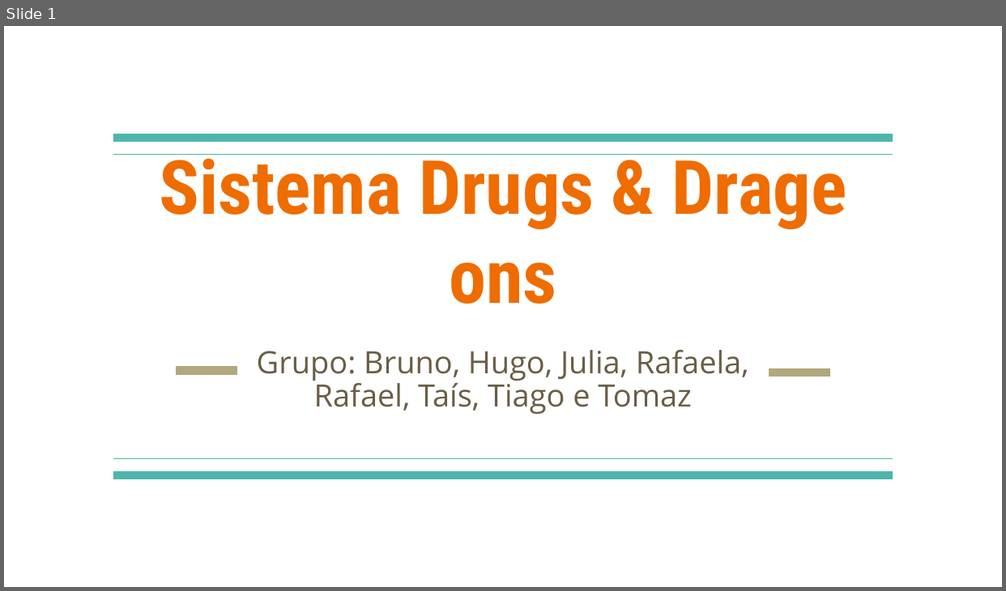
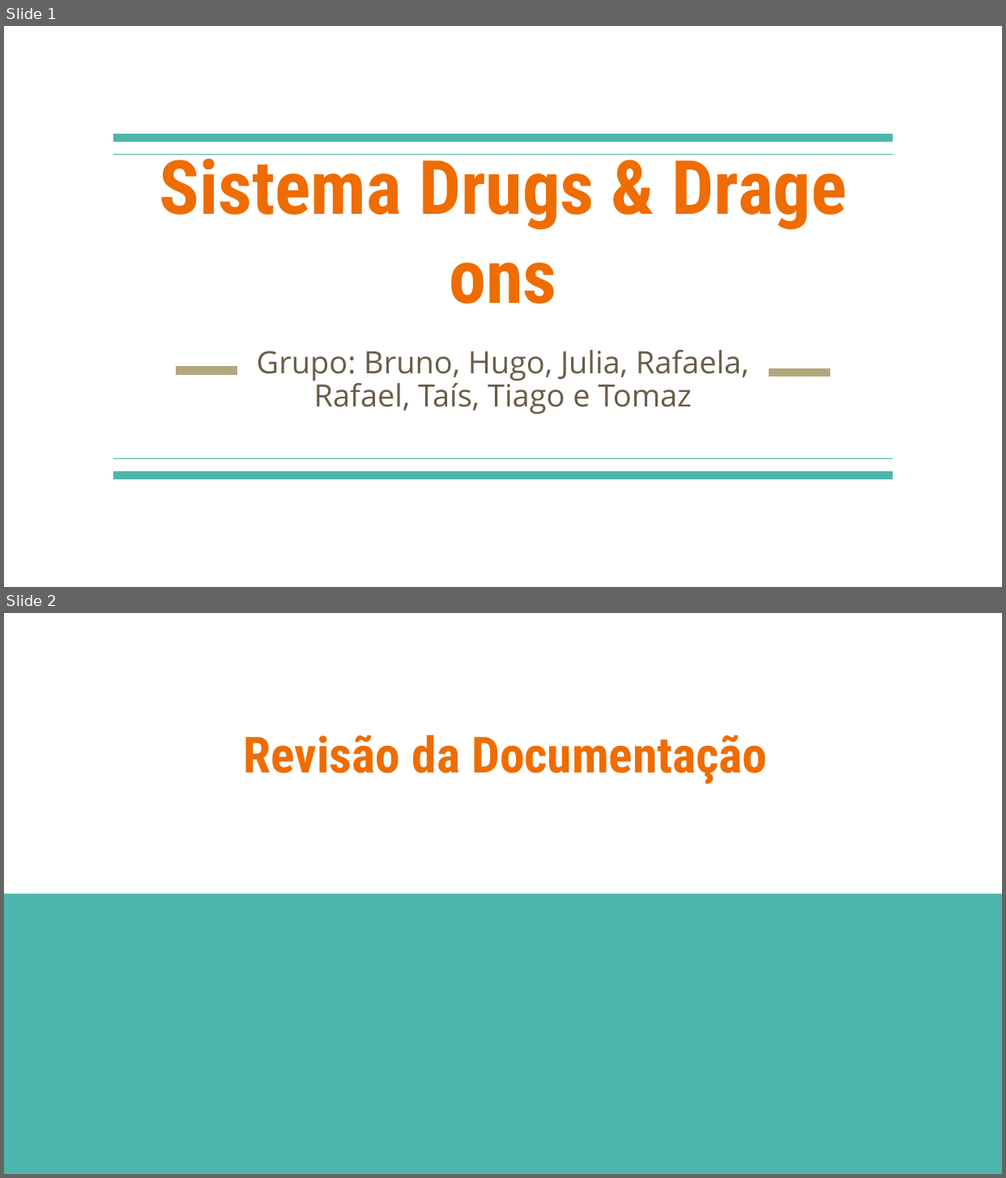
Before and after one commit to HugoBianquini/Projeto-de-Software, a slide deck: Sistema Drugs & Drage ons.pptx. Shown one above the other, each under a label of ours: slide 1 before the commit, slides 1 and 2 after it. The pictures are 1006x591 and 1006x1178 pixels, drawn with LibreOffice and Linux fonts; fonts in the diff are those of the drawing. Boxes give left, top, right and bottom in pixels: in the first picture for what was removed or moved away, otherwise in the second. Text is boxed around its words. In the diff, an @@ line names an element or a change of style, - is before the commit and + after.

```diff
--- a/Sistema Drugs & Drage ons.pptx
+++ b/Sistema Drugs & Drage ons.pptx
@@ slide 2 added at (4, 613, 1002, 1174), background #FFFFFF @@
@@ title added at (244, 735, 767, 784), 36 pt, text #EF6C00, bold @@
+Revisão da Documentação
@@ rectangle added at (4, 893, 1002, 1174), fill #4DB6AC @@
```
Also in this commit, not shown: 1 slide changed, 3 other slides added, 52 slides removed, 1 other file.
